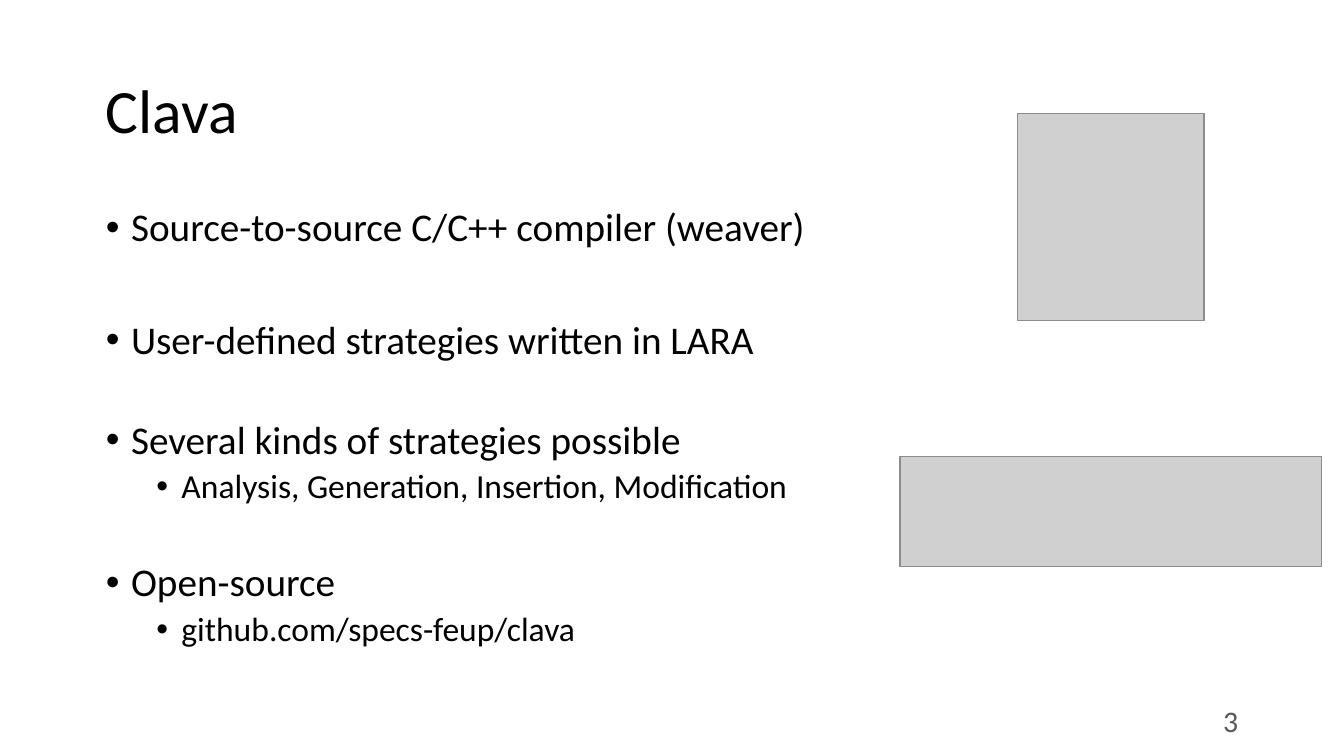
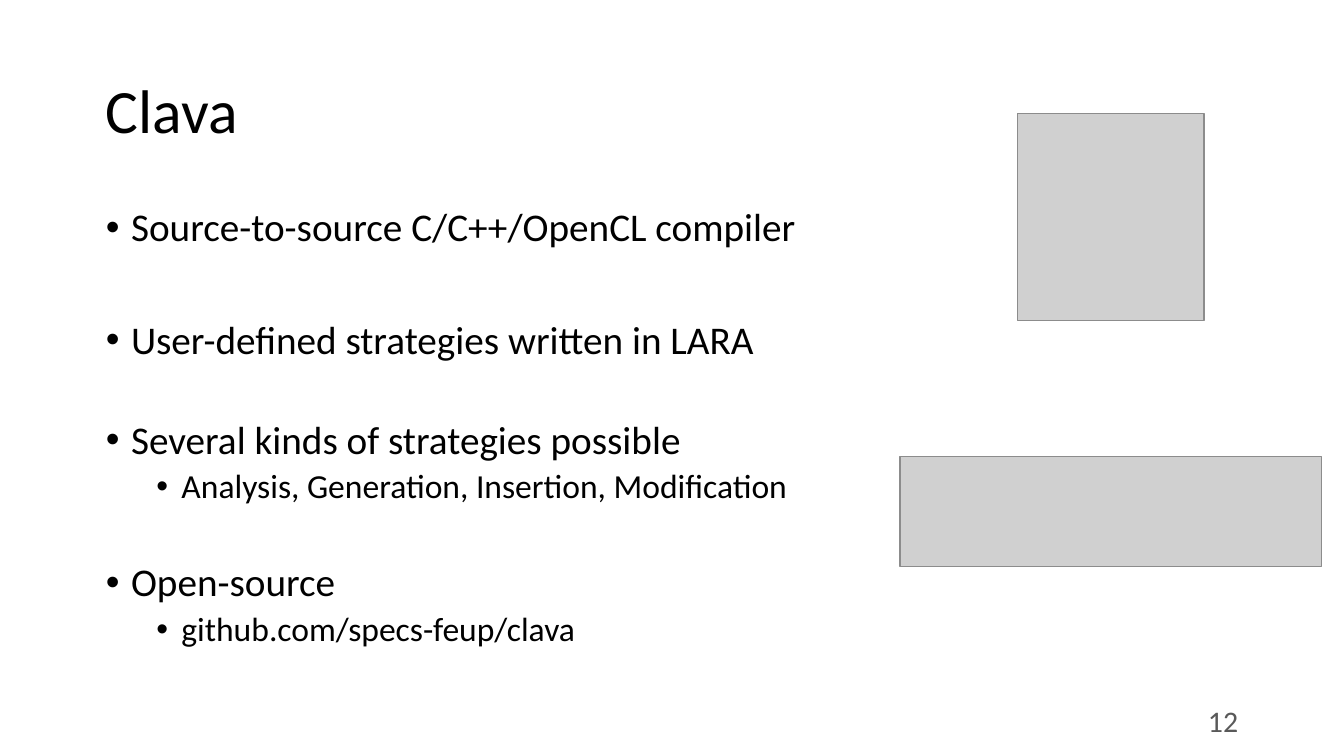
Before and after one commit to specs-feup/specs-lara, a slide deck: slide 12 of 2019-GreenSwLab/Clava-Tutorial.pptx (slide 3 before the commit). Drawn at 1344x756 pixels with LibreOffice and Linux fonts; fonts in the diff are those of the drawing; grey boxes stand for pictures. Boxes give left, top, right and bottom in pixels: in the first picture for what was removed or moved away, otherwise in the second. Text is boxed around its words. In the diff, an @@ line names an element or a change of style, - is before the commit and + after.

```diff
--- a/2019-GreenSwLab/Clava-Tutorial.pptx
+++ b/2019-GreenSwLab/Clava-Tutorial.pptx
@@ text at <box>131,213,795,248</box>: text changed @@
-• Source-to-source C/C++ compiler (weaver)
+• Source-to-source C/C++/OpenCL compiler
@@ page number at <box>1208,712,1238,732</box>: text changed @@
-3
+12
```
Also in this commit, not shown: 8 other slides changed, 2 slides added, 1 slide removed, 1 other file.
